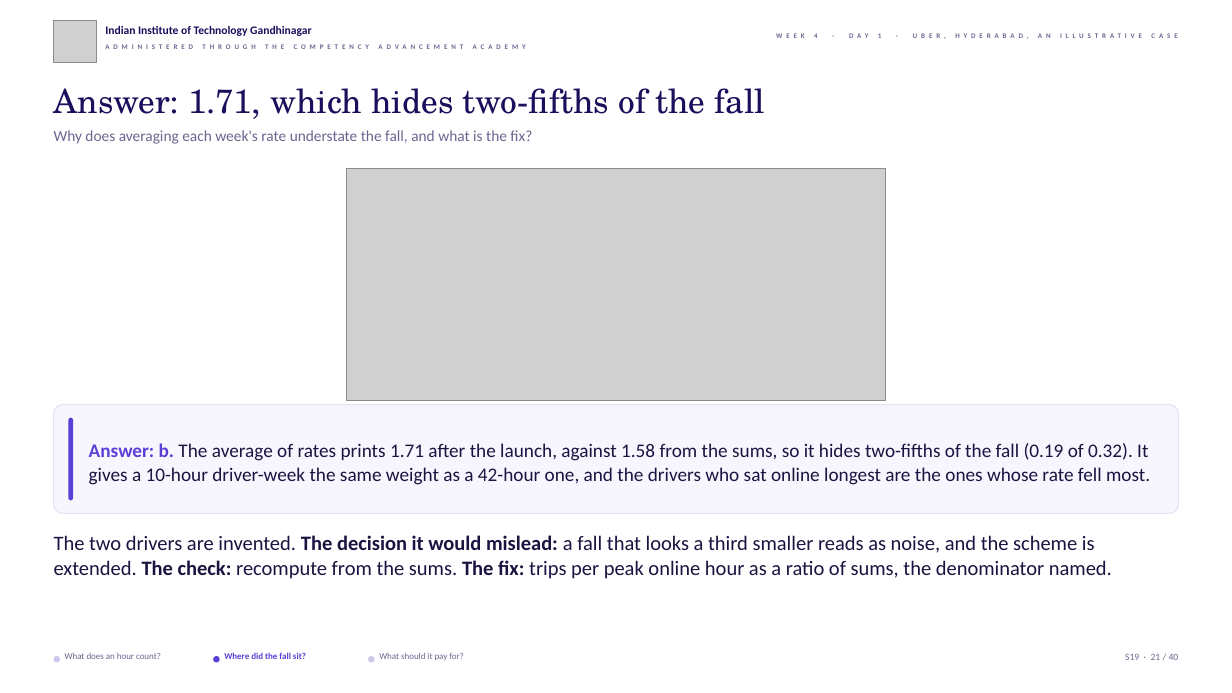
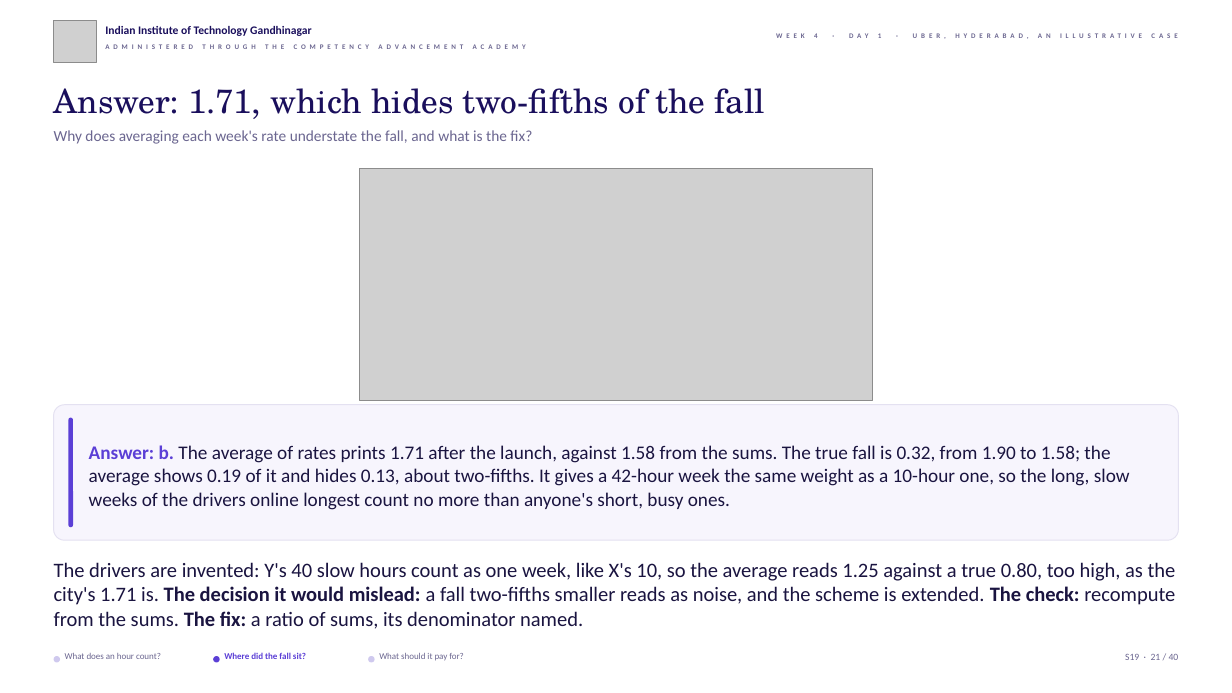
Before and after one commit to fde-academy-lab/c2-content-factory, a slide deck: slide 21 of content/W04/D1/slides/C2_W04_D01_half1_STUDENT.pptx. Drawn at 1232x693 pixels with LibreOffice and Linux fonts; fonts in the diff are those of the drawing; grey boxes stand for pictures; background and template pictures are left out. Boxes give left, top, right and bottom in pixels: in the first picture for what was removed or moved away, otherwise in the second. Text is boxed around its words. In the diff, an @@ line names an element or a change of style, - is before the commit and + after.

```diff
--- a/content/W04/D1/slides/C2_W04_D01_half1_STUDENT.pptx
+++ b/content/W04/D1/slides/C2_W04_D01_half1_STUDENT.pptx
@@ picture: place and size @@
-picture at [347, 168, 884, 400]
+picture at [360, 168, 872, 400]
@@ rounded rectangle: place and size @@
-rounded rectangle at [54, 405, 1178, 514]
+rounded rectangle at [54, 405, 1178, 541]
@@ rounded rectangle: place and size @@
-rounded rectangle at [68, 418, 73, 501]
+rounded rectangle at [68, 418, 73, 528]
@@ text at [89, 445, 1130, 510]: text changed @@
-Answer: b. The average of rates prints 1.71 after the launch, against 1.58 from the sums, so it hides two-fifths of the fall (0.19 of 0.32). It gives a 10-hour driver-week the same weight as a 42-hour one, and the drivers who sat online longest are the ones whose rate fell most.
+Answer: b. The average of rates prints 1.71 after the launch, against 1.58 from the sums. The true fall is 0.32, from 1.90 to 1.58; the average shows 0.19 of it and hides 0.13, about two-fifths. It gives a 42-hour week the same weight as a 10-hour one, so the long, slow weeks of the drivers online longest count no more than anyone's short, busy ones.
@@ text at [54, 562, 1176, 629]: text changed @@
-The two drivers are invented. The decision it would mislead: a fall that looks a third smaller reads as noise, and the scheme is extended. The check: recompute from the sums. The fix: trips per peak online hour as a ratio of sums, the denominator named.
+The drivers are invented: Y's 40 slow hours count as one week, like X's 10, so the average reads 1.25 against a true 0.80, too high, as the city's 1.71 is. The decision it would mislead: a fall two-fifths smaller reads as noise, and the scheme is extended. The check: recompute from the sums. The fix: a ratio of sums, its denominator named.
```
Also in this commit, not shown: 25 other slides changed, 8 other files.
